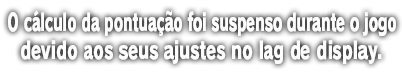
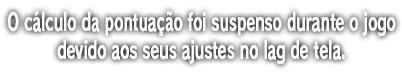
Comparing the layer stacks of the two 402 × 74 images. Changes:
added group "PT V2 Ajustado FIX" with 1 layers above "PT V2 Ajustado" over [8, 10, 396, 64]
added layer "O cálculo da pontuação foi suspenso durante o jogo devido aos s" (1st of 3, in "PT V2 Ajustado FIX") in group "PT V2 Ajustado FIX" over [8, 10, 396, 64]
hid group "Traduzido Ajustado" (2 layers) over [8, 10, 396, 64]
